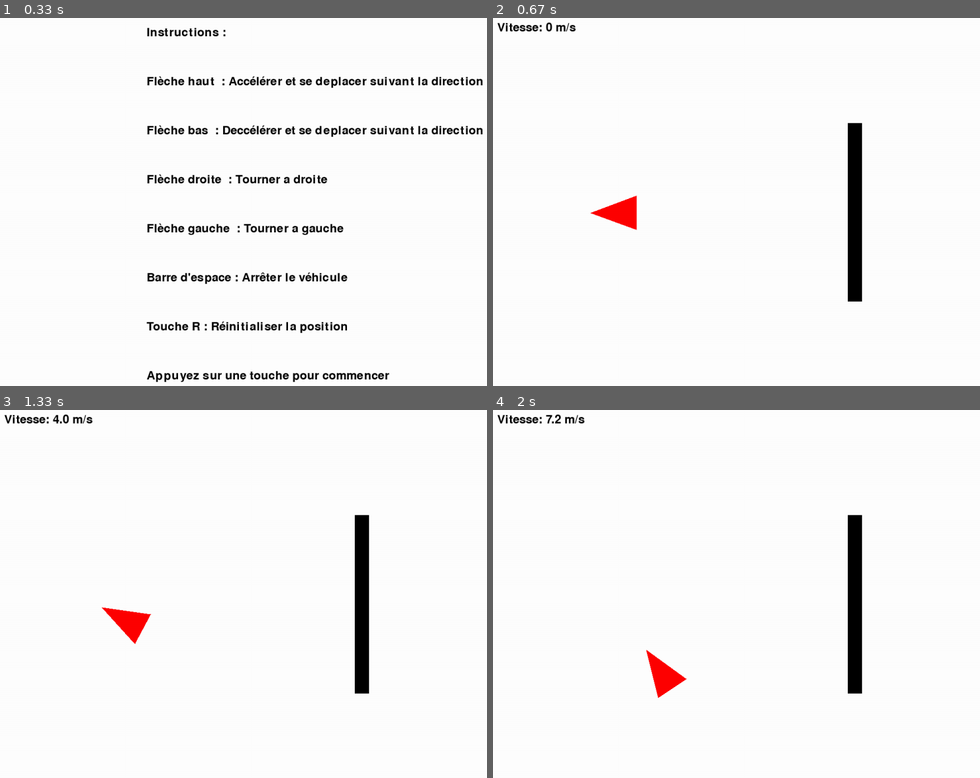
Above: before the commit, frames 1-4 (two rows, left to right).
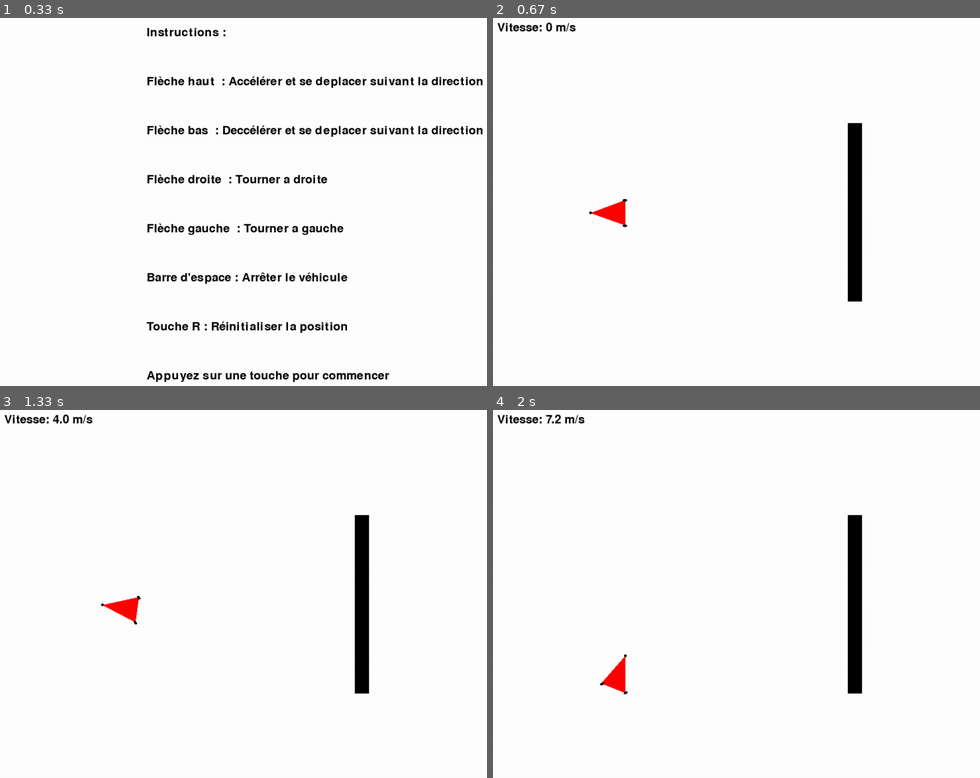
Above: after the commit, the same moments.

Repository: Singh-Jaskaranpreet/projet_robot_LU2IN013
Game: pygame game, started from simulateur.py
The game is run twice, just before and just after one commit, with the same random seed, the same clock (stepped at 60 frames per second) and the same inputs.
Inputs:
- Up to frame 1 (0.33 s): no input
- Up to frame 2 (0.67 s): tap Space at 0.33 s
- Up to frame 3 (1.33 s): hold Right 0.67-1.13 s; hold Up from 1.17 s (still down)
- Up to frame 4 (2 s): release Up at 1.47 s; hold Right 1.5-1.97 s

Frame 1 is identical in both runs. In frame 2, 0.2% of the frame differs, in the area x 19-30%, y 48-58%; in frame 3, 0.6%; in frame 4, 0.8%, in the area x 21-40%, y 65-79%.

Commit message:
coruption de fichier

Diff:
--- a/Environnement.py
+++ b/Environnement.py
@@ -1,6 +1,5 @@
 import pygame
 import math
-from time import sleep
 
 class Environnement:
 
@@ -11,82 +10,6 @@
         self.largeur = largeur
         self.hauteur = hauteur
 
-
-    def mise_a_jour(self, vehicule):
-        """
-Supprression de pycatch
-        Met à jour l'état de l'environnement. Si le véhicule est trop proche des bords de l'écran,
-        il est arrêté.
-        """
-        # Arrêter le véhicule si proche du bord droit
-        if (vehicule.r_Avg[0] + 10 > self.largeur or vehicule.r_Avd[0] + 10 > self.largeur or vehicule.r_Ar[0] + 10 > self.largeur):
-            vehicule.arret()
-        if (vehicule.r_Avg[0] > self.largeur or vehicule.r_Avd[0] > self.largeur or vehicule.r_Ar[0] > self.largeur):
-            vehicule.restart()
-
-        # Arrêter le véhicule si proche du bord gauche
-        if (vehicule.r_Avg[0] - 10 < 0 or vehicule.r_Avd[0] - 10 < 0 or vehicule.r_Ar[0] - 10 < 0):
-            vehicule.arret()
-        if (vehicule.r_Avg[0] < 0 or vehicule.r_Avd[0] < 0 or vehicule.r_Ar[0] < 0):
-            vehicule.restart()
-
-        # Arrêter le véhicule si proche du bord bas
-        if (vehicule.r_Avg[1] + 10 > self.hauteur or vehicule.r_Avd[1] + 10 > self.hauteur or vehicule.r_Ar[1] + 10 > self.hauteur):
-            vehicule.arret()
-        if (vehicule.r_Avg[1] > self.hauteur or vehicule.r_Avd[1] > self.hauteur or vehicule.r_Ar[1] > self.hauteur):
-            vehicule.restart()
-
-        # Arrêter le véhicule si proche du bord haut
-        if (vehicule.r_Avg[1] - 10 < 0 or vehicule.r_Avd[1] - 10 < 0 or vehicule.r_Ar[1] - 10 < 0):
-            vehicule.arret()
-        if (vehicule.r_Avg[1] < 0 or vehicule.r_Avd[1]  < 0 or vehicule.r_Ar[1] < 0):
-            vehicule.restart()
-
-    def afficher(self, screen, vehicule, couleur_vehicule, couleur_texte, objects):
-        """
-        Affiche l'environnement, y compris le véhicule, les objets (obstacles),
-        et la vitesse du véhicule.
-        """
-        # Afficher le véhicule sous forme de triangle
-        points_triangle = [vehicule.r_Ar, vehicule.r_Avg, vehicule.r_Avd]
-        pygame.draw.polygon(screen, couleur_vehicule, points_triangle)
-
-        # Afficher les objets (obstacles)
-        for obj in objects:
-            pygame.draw.rect(screen, (0, 0, 0), obj)
-
-            # Convertir le rectangle en 4 segments de bordures
-        rectangle_edges = [
-            obj.topleft, obj.topright,
-            obj.topright, obj.bottomright,
-            obj.bottomright, obj.bottomleft,
-            obj.bottomleft, obj.topleft
-        ]
-
-        # Tester les intersections entre les arêtes du triangle et les bords du rectangle
-        triangle_edges = [
-            (points_triangle[0], points_triangle[1]),
-            (points_triangle[1], points_triangle[2]),
-            (points_triangle[2], points_triangle[0])
-        ]
-
-        collision_detected = False
-
-        # Vérifier chaque arête du triangle contre les bords du rectangle
-        for t_edge in triangle_edges:
-            for i in range(0, len(rectangle_edges), 2):
-                r_edge = (rectangle_edges[i], rectangle_edges[i + 1])
-                if self.segments_intersect(t_edge, r_edge):
-                    collision_detected = True
-                    break
-            if collision_detected:
-                vehicule.arret()
-                break
-
-        # Afficher la vitesse du véhicule à l'écran
-        font = pygame.font.SysFont(None, 36)
-        vitesse_text = font.render(f"Vitesse: {round(abs(vehicule.vitesse * 2),3)} m/s", True, couleur_texte)
-        screen.blit(vitesse_text, (10, 10))
 
     def segments_intersect(self, seg1, seg2):
         """
--- a/Vehicule.py
+++ b/Vehicule.py
@@ -3,94 +3,81 @@
 # Classe Véhicule
 class Vehicule:
 
-    def __init__(self, nom, vitesse,coord, long):
+    def __init__(self, nom, vitesse,coord, longueur, nb_roues):
         self.nom = nom
-        self.long=long
+        self.long=longueur # Distance entre les essieux
         self.angle = 0
         self.direction_x = 1
         self.direction_y = 0
         self.vitesse = vitesse
-        self.r_Ar=[coord[0],coord[1]]
-        self.r_Avd=[coord[0]+self.long*m.cos(m.pi/9),coord[1]+self.long*m.sin(m.pi/9)]
-        self.r_Avg=[coord[0]+self.long*m.cos(m.pi/9),coord[1]-self.long*m.sin(m.pi/9)]
         self.starting_point_x=coord[0]
         self.starting_point_y=coord[1]
+        self.angle_braquage = 0  # Angle des roues avant (en degrés)
+        self.nb_roues = nb_roues
+
+        # Position des roues arrière
+        self.r_Ar = [coord[0], coord[1]]
+
+        # Positions des roues avant avec l'angle initial
+        self.r_Avg = [
+            self.r_Ar[0] + self.long * m.cos(m.radians(self.angle + 20)),
+            self.r_Ar[1] + self.long * m.sin(m.radians(self.angle + 20))
+        ]
+        self.r_Avd = [
+            self.r_Ar[0] + self.long * m.cos(m.radians(self.angle - 20)),
+            self.r_Ar[1] + self.long * m.sin(m.radians(self.angle - 20))
+        ]
 
 
     def acceleration(self, acc):
-        self.vitesse += acc
+        self.vitesse = min(self.vitesse + acc , 7.5)
 
     def deceleration(self, red):
-        self.vitesse = self.vitesse - red
+        self.vitesse = max(self.vitesse - red , -7.5)
 
     def arret(self):
         self.vitesse = 0
 
-    def bouger_x(self):
-        self.r_Ar[0] += self.vitesse*self.direction_x
-        self.r_Avd[0] += self.vitesse*self.direction_x
-        self.r_Avg[0] += self.vitesse*self.direction_x
-    #ici on diminue y pour monter car dans pygame l'origine se trouve en haut à gauche et y augmente vers le bas
-    def bouger_y(self):
-        self.r_Ar[1] += self.vitesse*self.direction_y
-        self.r_Avd[1] += self.vitesse*self.direction_y
-        self.r_Avg[1] += self.vitesse*self.direction_y
+    def bouger(self, environnement, objects):
+        """Déplace le véhicule en fonction de l'orientation, du braquage et des collisions."""
+        if self.angle_braquage != 0 and self.vitesse != 0:
+            # Rayon de courbure en fonction de l'angle de braquage
+            rayon_courbure = self.long / m.tan(m.radians(self.angle_braquage))
+            delta_angle = self.vitesse / rayon_courbure
+            self.angle += m.degrees(delta_angle)
 
-    def tourner_gauche(self, environnement, objects):
-        """
-        Tente de tourner à gauche, en vérifiant d'abord les collisions potentielles.
-        """
-        nouvel_angle = self.angle - 1
-        tmp = (nouvel_angle / 180) * m.pi
 
-        # Précalcul des positions après rotation
-        nouveau_r_Avg = [
-            self.r_Ar[0] + self.long * m.cos(((nouvel_angle + 20) / 180) * m.pi),
-            self.r_Ar[1] + self.long * m.sin(((nouvel_angle + 20) / 180) * m.pi),
-            ]
-        nouveau_r_Avd = [
-            self.r_Ar[0] + self.long * m.cos(((nouvel_angle - 20) / 180) * m.pi),
-            self.r_Ar[1] + self.long * m.sin(((nouvel_angle - 20) / 180) * m.pi),
-            ]
+        # Calculer les nouvelles coordonnées sans encore les appliquer
+        prochain_r_Ar = [
+            self.r_Ar[0] + self.vitesse * m.cos(m.radians(self.angle)),
+            self.r_Ar[1] + self.vitesse * m.sin(m.radians(self.angle))
+        ]
+        prochain_r_Avg = [
+            prochain_r_Ar[0] + self.long * m.cos(m.radians(self.angle + 20)),
+            prochain_r_Ar[1] + self.long * m.sin(m.radians(self.angle + 20))
+        ]
+        prochain_r_Avd = [
+            prochain_r_Ar[0] + self.long * m.cos(m.radians(self.angle - 20)),
+            prochain_r_Ar[1] + self.long * m.sin(m.radians(self.angle - 20))
+        ]
 
-        # Tester la collision
-        if not environnement.collision_pre_rotation([self.r_Ar, nouveau_r_Avg, nouveau_r_Avd], objects):
-            # Appliquer la rotation si elle est valide
-            self.angle = nouvel_angle
-            self.direction_x = m.cos(tmp)
-            self.direction_y = m.sin(tmp)
-            self.r_Avg = nouveau_r_Avg
-            self.r_Avd = nouveau_r_Avd
-        else:
-            print("oh là là, où tu crois tourner")
+        # Vérifier si le déplacement cause une collision
+        prochain_triangle = [prochain_r_Ar, prochain_r_Avg, prochain_r_Avd]
+        if environnement.collision_predeplacement(self, objects):
+            self.vitesse = 0  # Arrête le véhicule en cas de collision
+            return
 
-    def tourner_droite(self, environnement, objects):
-        """
-        Tente de tourner à droite, en vérifiant d'abord les collisions potentielles.
-        """
-        nouvel_angle = self.angle + 1
-        tmp = (nouvel_angle / 180) * m.pi
+        # Appliquer les nouvelles coordonnées si aucune collision
+        self.r_Ar = prochain_r_Ar
+        self.r_Avg = prochain_r_Avg
+        self.r_Avd = prochain_r_Avd
 
-        # Précalcul des positions après rotation
-        nouveau_r_Avg = [
-            self.r_Ar[0] + self.long * m.cos(((nouvel_angle + 20) / 180) * m.pi),
-            self.r_Ar[1] + self.long * m.sin(((nouvel_angle + 20) / 180) * m.pi),
-            ]
-        nouveau_r_Avd = [
-            self.r_Ar[0] + self.long * m.cos(((nouvel_angle - 20) / 180) * m.pi),
-            self.r_Ar[1] + self.long * m.sin(((nouvel_angle - 20) / 180) * m.pi),
-            ]
-
-        # Tester la collision
-        if not environnement.collision_pre_rotation([self.r_Ar, nouveau_r_Avg, nouveau_r_Avd], objects):
-            # Appliquer la rotation si elle est valide
-            self.angle = nouvel_angle
-            self.direction_x = m.cos(tmp)
-            self.direction_y = m.sin(tmp)
-            self.r_Avg = nouveau_r_Avg
-            self.r_Avd = nouveau_r_Avd
-        else:
-            print("oh là là, où tu crois tourner")
+    def tourner(self, direction):
+        """ Gère le braquage des roues en fonction de la direction. """
+        if direction == "gauche":
+            self.braquer(-1.5)
+        elif direction == "droite":
+            self.braquer(1.5)
 
     def restart(self):
         self.r_Ar=[self.starting_point_x,self.starting_point_y]
@@ -100,40 +87,7 @@
         self.direction_x = 1
         self.direction_y = 0
         self.vitesse=0
-
-    def gerer_controles(self, keys):
-    #ici dir est utilisé pour mémoriser la direction(dernière touche appuyée)
-        dir = ""
-
-        if keys[pygame.K_RIGHT]:
-            #self.tourner_droite()
-            dir="droite"
-
-        elif keys[pygame.K_LEFT]:
-            #self.tourner_gauche()
-            dir="gauche"
-
-        elif keys[pygame.K_UP]:
-            #self.acceleration(0.2)
-            dir="acceleration"
-
-        elif keys[pygame.K_DOWN]:
-            #self.deceleration(0.2)
-            dir="deceleration"
-
-        elif keys[pygame.K_SPACE]:
-            #self.arret()
-            dir="stop"
-
-        elif keys[pygame.K_r]:
-            #self.restart()
-            dir="restart"
-
-        #if self.vitesse != 0 :
-            #self.bouger_x()
-            #self.bouger_y()
-
-        return dir
+        self.angle_braquage = 0
 
 
     def bouger_retour(self):
@@ -147,31 +101,7 @@
         self.r_Avg[0] -= self.vitesse * self.direction_x
         self.r_Avg[1] -= self.vitesse * self.direction_y
 
-
-    def mesurer_distance_obstacle(self, environnement, objects):
-        """ Simule un capteur infrarouge détectant la distance jusqu'à un obstacle devant le véhicule """
-        capteur_x = (self.r_Avg[0] + self.r_Avd[0]) / 2  # Position centrale entre les roues avant
-        capteur_y = (self.r_Avg[1] + self.r_Avd[1]) / 2
-
-        max_distance = 300  # Portée max du capteur
-        pas = 5  # Distance entre chaque point de détection
-        direction_angle = m.radians(self.angle)  # Convertir l'angle en radians
-
-        for d in range(0, max_distance, pas):
-            point_x = capteur_x + d * m.cos(direction_angle)
-            point_y = capteur_y + d * m.sin(direction_angle)
-
-            for obj in objects:  # Vérifier si ce point touche un obstacle
-                if obj.collidepoint(point_x, point_y):
-                    return d  # Retourne la distance au premier obstacle
-
-        return max_distance  # Aucune collision détectée
-
-    def mesurer_distance_obstacle(self, environnement, objets):
-        """ Simule un capteur IR qui détecte la distance à l'obstacle le plus proche """
-        distances = []
-        for obj in objets:
-            dist = ((self.r_Avg[0] - obj.x) ** 2 + (self.r_Avg[1] - obj.y) ** 2) ** 0.5
-            distances.append(dist)
-
-        return min(distances) if distances else float("inf")  # Distance minimale
+    def braquer(self, angle):
+        """ Modifie l'angle de braquage des roues avant. """
+        self.angle_braquage += angle
+        self.angle_braquage = max(-45, min(45, self.angle_braquage))  # Limite réaliste
--- a/simulateur.py
+++ b/simulateur.py
@@ -19,12 +19,51 @@
 
 # Création de l'environnement et d'un véhicule
 environnement = Environnement(LARGEUR, HAUTEUR)
-vehicule = Vehicule("Voiture", 0 ,(200,HAUTEUR//2),100)
-
-
+vehicule = Vehicule("Robot",0 , (200, HAUTEUR // 2), 75, nb_roues=3)
 
 
 tmp=[pygame.Rect(randint(400, 900), randint(0,HAUTEUR//2), randint(10,100), randint(200,HAUTEUR//2))]
+
+
+def afficher(screen, vehicule, couleur_vehicule, couleur_texte, objects):
+        """
+        Affiche l'environnement, y compris le véhicule, les objets (obstacles),
+        et la vitesse du véhicule.
+        """
+        # Afficher le véhicule sous forme de triangle
+        points_triangle = [vehicule.r_Ar, vehicule.r_Avg, vehicule.r_Avd]
+        pygame.draw.polygon(screen, couleur_vehicule, points_triangle)
+
+        # Dessiner les roues arrière
+        pygame.draw.circle(screen, (0, 0, 0), (int(vehicule.r_Ar[0]), int(vehicule.r_Ar[1])), 3)
+
+        # Dessiner les roues avant (ovales) avec la rotation du braquage
+        largeur_roue = 10  # Largeur de l'ellipse
+        hauteur_roue = 5  # Hauteur de l'ellipse
+
+        for roue in [vehicule.r_Avg, vehicule.r_Avd]:
+            x, y = roue
+            rect = pygame.Rect(x - largeur_roue // 2, y - hauteur_roue // 2, largeur_roue, hauteur_roue)
+
+            # Appliquer l'orientation globale (vehicule.angle) + l'angle des roues (vehicule.angle_braquage)
+            rotation_totale = vehicule.angle + vehicule.angle_braquage
+            surface_roue = pygame.Surface((largeur_roue, hauteur_roue), pygame.SRCALPHA)
+            pygame.draw.ellipse(surface_roue, (0, 0, 0), (0, 0, largeur_roue, hauteur_roue))
+
+            # Appliquer la rotation
+            surface_roue = pygame.transform.rotate(surface_roue, -rotation_totale)
+            rect = surface_roue.get_rect(center=(x, y))
+            screen.blit(surface_roue, rect.topleft)
+
+        # Afficher les objets (obstacles)
+        for obj in objects:
+            pygame.draw.rect(screen, (0, 0, 0), obj)
+
+
+        # Afficher la vitesse du véhicule à l'écran
+        font = pygame.font.SysFont(None, 36)
+        vitesse_text = font.render(f"Vitesse: {round(abs(vehicule.vitesse * 2), 3)} m/s", True, couleur_texte)
+        screen.blit(vitesse_text, (10, 10))
 
 
 # Fonction pour afficher les instructions
@@ -53,6 +92,15 @@
 
     pygame.display.flip()  # Met à jour l'écran
 
+
+def rester_dans_limites(vehicule):
+        """ Empêche le véhicule de sortir de l'écran et arrête sa vitesse. """
+        for point in [vehicule.r_Ar, vehicule.r_Avg, vehicule.r_Avd]:
+            if point[0] < 10 or point[0] > LARGEUR - 10  or point[1] < 10 or point[1] > HAUTEUR - 10 :
+                vehicule.arret()
+                return
+
+
 # Afficher l'écran d'instructions avant de commencer
 afficher_instructions()
 
@@ -77,45 +125,38 @@
 
     # Gestion des contrôles utilisateur
     keys = pygame.key.get_pressed()
-    dir=vehicule.gerer_controles(keys)
 
-    if dir == "droite":
-        vehicule.tourner_droite(environnement, tmp)
-        dir = ""
+    if keys[pygame.K_RIGHT]:
+        vehicule.tourner("droite")
 
-    elif dir == "acceleration":
+    elif keys[pygame.K_LEFT]:
+        vehicule.tourner("gauche")
+
+    if keys[pygame.K_UP]:
         vehicule.acceleration(0.2)
-        dir = ""
 
-    elif dir == "gauche":
-        vehicule.tourner_gauche(environnement, tmp)
-        dir = ""
+    elif keys[pygame.K_DOWN]:
+        vehicule.deceleration(0.2)
 
-    elif dir == "deceleration":
-        vehicule.deceleration(0.2)
-        dir = ""
+    if keys[pygame.K_SPACE]:
+        vehicule.arret()
 
-    elif dir == "stop":
-        vehicule.arret()
-        dir = ""
+    if keys[pygame.K_r]:
+        vehicule.restart()
 
-    elif dir == "restart":
-        vehicule.restart()
-        dir = ""
+
 
     if not environnement.collision_predeplacement(vehicule, tmp):
-        vehicule.bouger_x()
-        vehicule.bouger_y()
+        vehicule.bouger(environnement, tmp)
+        rester_dans_limites(vehicule)
     else:
         vehicule.arret()
         environnement.corriger_position_apres_collision(vehicule, tmp)
 
 
 
-    environnement.mise_a_jour(vehicule)
-
     # Affichage
     screen.fill(BLANC)
-    environnement.afficher(screen, vehicule, ROUGE, NOIR, tmp)
+    afficher(screen, vehicule, ROUGE, NOIR, tmp)
     pygame.display.flip()
     clock.tick(60)
